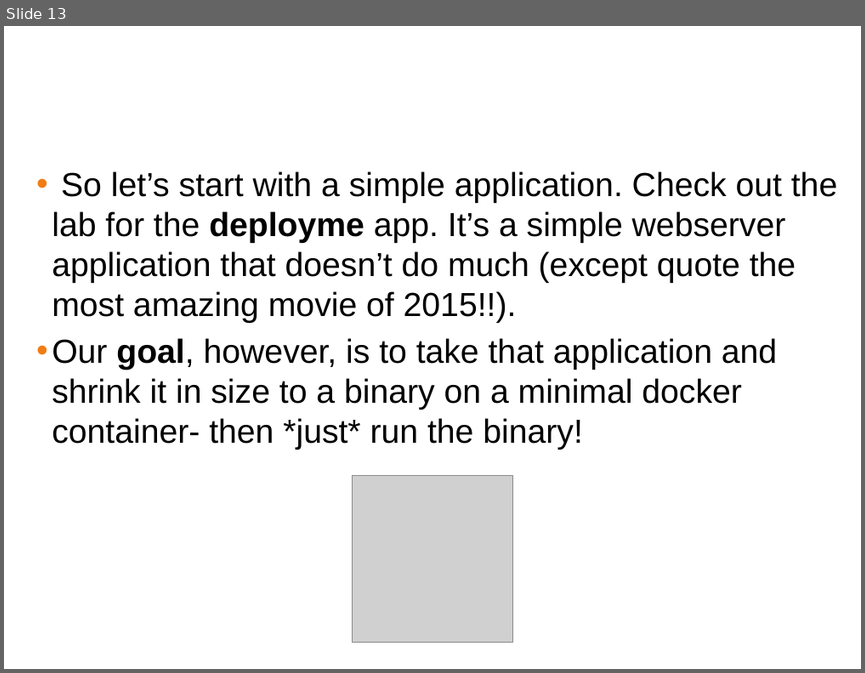
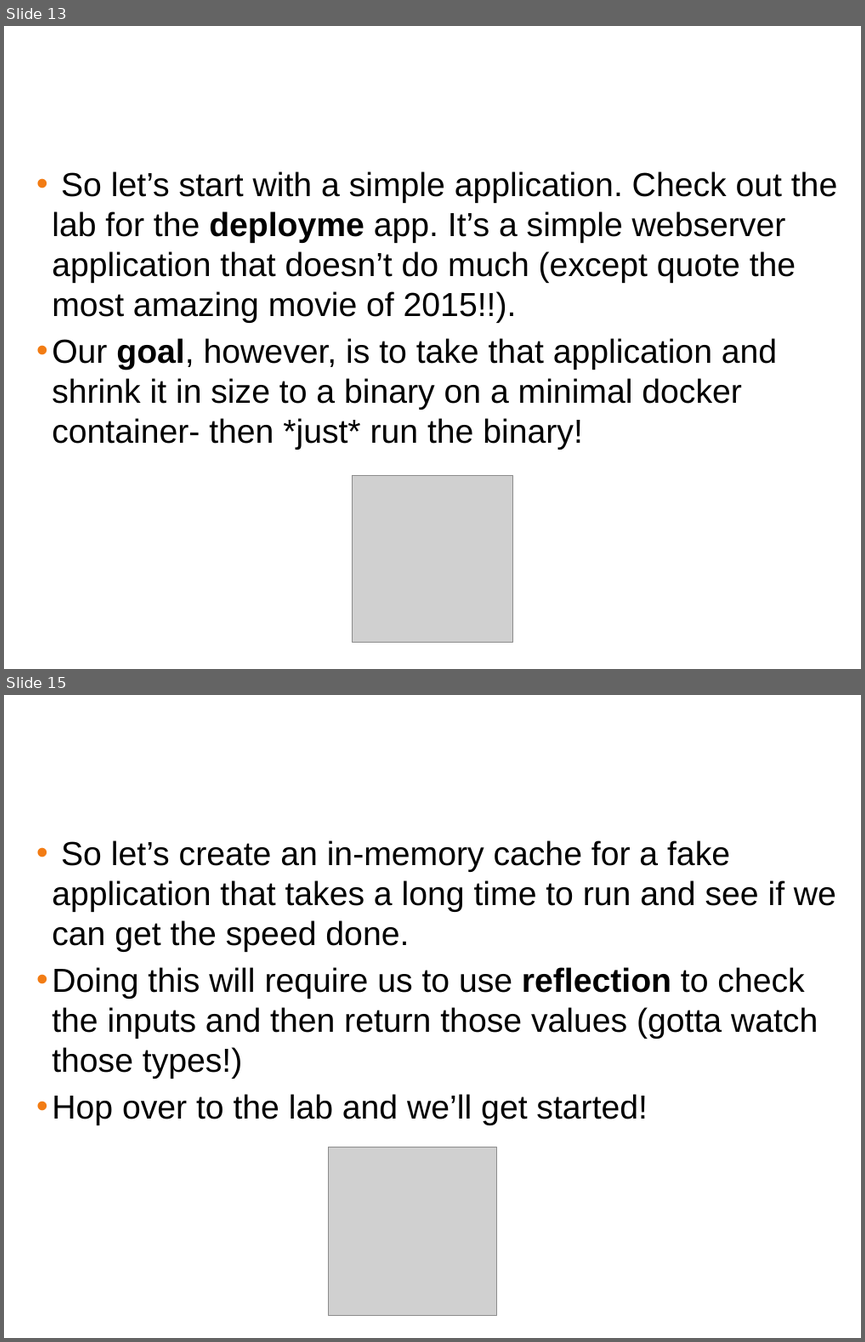
Before and after one commit to ferninphilly/golang_vmware, a slide deck: Module_5/presentations/module_5_presentation.pptx. Shown one above the other, each under a label of ours: slide 13 before the commit, slides 13 and 15 after it; the slides between them are not shown. The pictures are 865x673 and 865x1342 pixels, drawn with LibreOffice and Linux fonts; fonts in the diff are those of the drawing; grey boxes stand for pictures; background and template pictures are left out. Boxes give left, top, right and bottom in pixels: in the first picture for what was removed or moved away, otherwise in the second. Text is boxed around its words. In the diff, an @@ line names an element or a change of style, - is before the commit and + after.

```diff
--- a/Module_5/presentations/module_5_presentation.pptx
+++ b/Module_5/presentations/module_5_presentation.pptx
@@ slide 15 added at (x1=4, y1=695, x2=861, y2=1338), background #FFFFFF @@
@@ title added at (x1=11, y1=709, x2=853, y2=772), 38 pt, text #FFFFFF @@
+Final lab
@@ text added at (x1=52, y1=840, x2=836, y2=1125), 28 pt, text #000000 @@
+• So let’s create an in-memory cache for a fake application that takes a long time to run and see if we can get the speed done.
+• Doing this will require us to use reflection to check the inputs and then return those values (gotta watch those types!)
+• Hop over to the lab and we’ll get started!
@@ picture added at (x1=328, y1=1146, x2=496, y2=1315) @@
```
Also in this commit, not shown: 1 slide changed, 1 other slide added, 4 other files.
